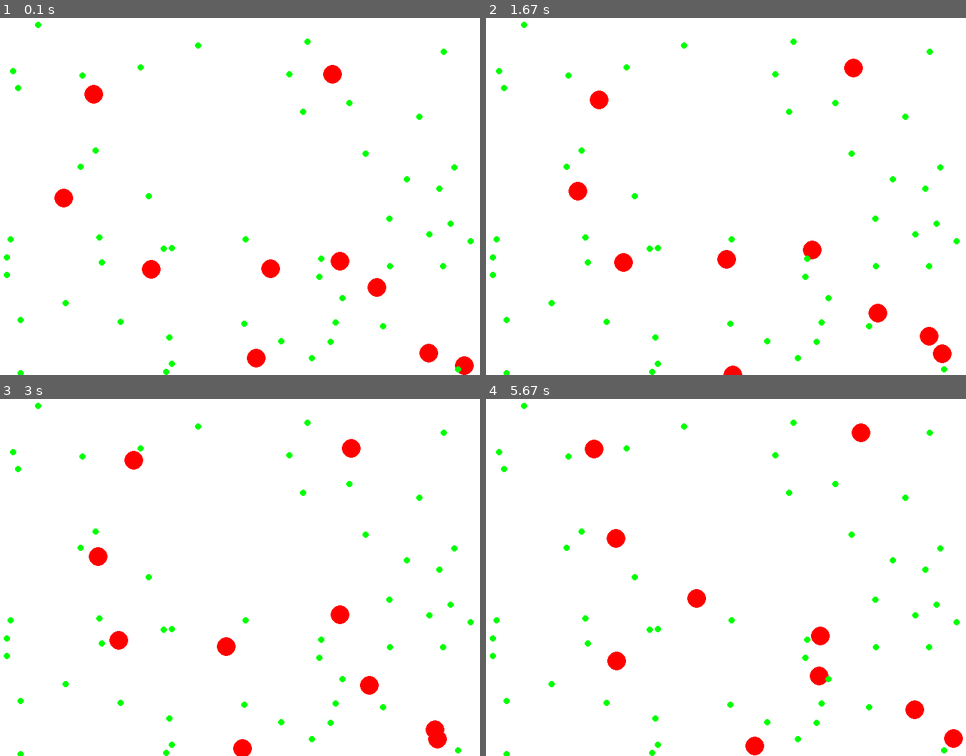
Above: before the commit, frames 1-4 (two rows, left to right).
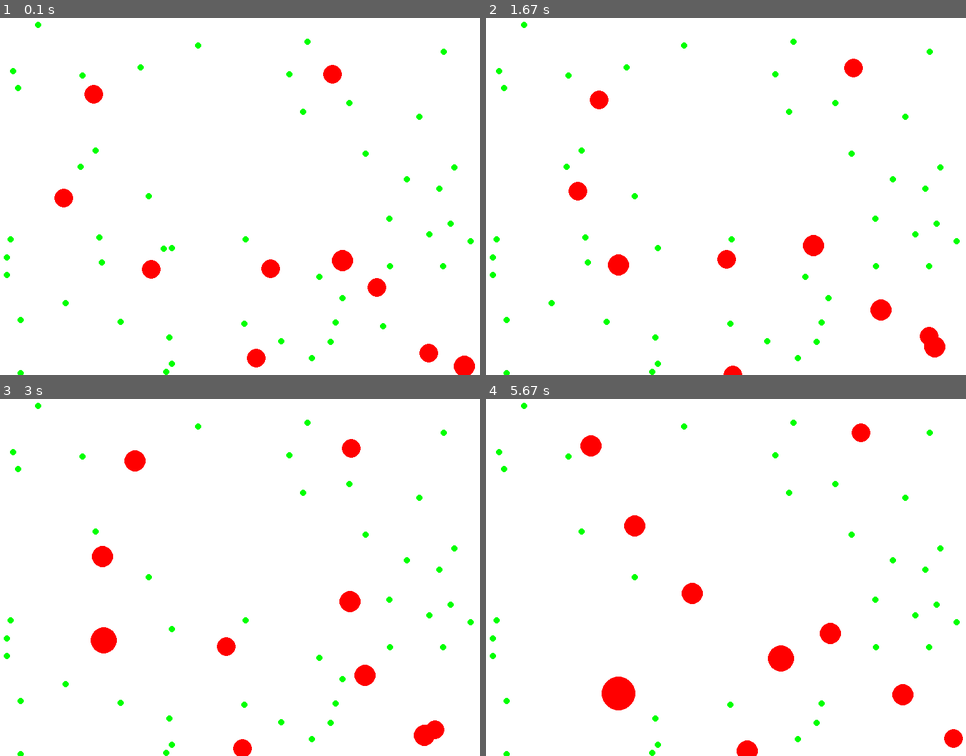
Above: after the commit, the same moments.

Repository: neil-phan/evolve
Game: pygame game, started from src/graphics.py
The game is run twice, just before and just after one commit, with the same random seed, the same clock (stepped at 60 frames per second) and the same inputs.
Inputs:
- Up to frame 1 (0.1 s): no input
- Up to frame 2 (1.67 s): no input
- Up to frame 3 (3 s): no input
- Up to frame 4 (5.67 s): no input

The runs differ from the first frame. In frame 1, 0.1% of the frame differs, in the area x 66-99%, y 64-100%; in frame 2, 0.6%; in frame 3, 1.4%; in frame 4, 2.7%, in the area x 13-97%, y 10-100%.

Commit message:
added collision detection on food and organism

Diff:
--- a/src/graphics.py
+++ b/src/graphics.py
@@ -34,8 +34,20 @@
     for org in orgs:
         org.draw(WINDOW)
         org.move(WIDTH, HEIGHT)
+        # org.mouse_move()
+
     for food in foods:
         food.draw(WINDOW)
+
+    #   COLLISION DETECTION
+    for org in orgs:
+        for food in foods:
+            if org.is_eating(food):
+                foods.remove(food)
+
+                #Eating outcomes here
+                org.rad+=2
+                org.speed+=2
 
     pygame.display.update()
 
--- a/src/simple/food.py
+++ b/src/simple/food.py
@@ -25,16 +25,17 @@
         env_map (object): the environment with dimensions (x, y)
         """
         self.color = "green"
-        self.rad = 5
-        self.width = 5
+        self.rad = 5    #   Radius from the center
+        self.width = 5  #   Width of the circle outline
         self.x = random.randrange(0, attributes['x_max'])  # Starting X
         self.y = random.randrange(0, attributes['y_max'])  # Starting Y
+        self.center = (self.x, self.y)
         # self.energy = random.randrange(1, attributes['food_max'])
         # self.can_eat = 1
 
 
     def draw(self, win):
-        pygame.draw.circle(win, self.color, (self.x, self.y), self.rad, self.width)
+        pygame.draw.circle(win, self.color, self.center, self.rad, self.width)
 
     # def respawn(self, attributes):
     #     """
--- a/src/simple/organism.py
+++ b/src/simple/organism.py
@@ -1,4 +1,5 @@
 # Organism
+import math
 import random
 import pygame
 
@@ -33,7 +34,7 @@
         # Environmental starting traits
         self.color = "red"
         self.rad = 15
-        self.width = 20
+        self.speed = 5
         self.name = name                                            # Name
         self.r = random.randrange(0, 360)                                       # View
         self.x = random.randrange(0, env_map['x_max'])                       # Starting X
@@ -52,17 +53,33 @@
         # self.fitness = 0                                            # Fitness
 
     def draw(self, win):
-        pygame.draw.circle(win, self.color, (self.x, self.y), self.rad, self.width)
+        pygame.draw.circle(win, self.color, (self.x, self.y), self.rad)
 
     def move(self, xmax, ymax):
-        self.x += random.randrange(-5, 6)
-        self.y += random.randrange(-5, 6)
+        self.x += random.randrange(-self.speed, self.speed+1)
+        self.y += random.randrange(-self.speed, self.speed+1)
         # Set the bounds
         if self.x < 0: self.x = 0
         elif self.x > xmax: self.x = xmax
         if self.y < 0: self.y = 0
         elif self.y > ymax: self.y = ymax
 
+        self.center = (self.x, self.y)
+
+    def mouse_move(self):
+        pos = pygame.mouse.get_pos()
+        self.x = pos[0]
+        self.y = pos[1]
+
+    def get_distance(self, obj):
+        dist = math.hypot(obj.x - self.x, obj.y-self.y)
+        return dist
+
+    def is_eating(self, food):
+        dist = self.get_distance(food)
+        if dist <= food.rad + self.rad:
+            return True
+        return False
 
     def think(self):
         pass
